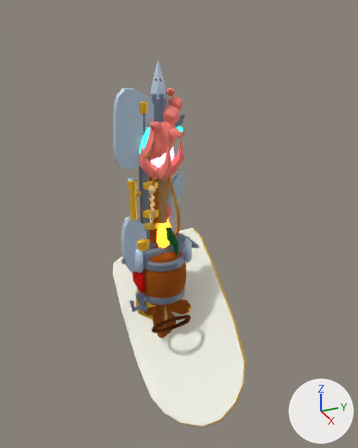
The glTF model art/ink/chars/weapons.glb, before and after one commit.
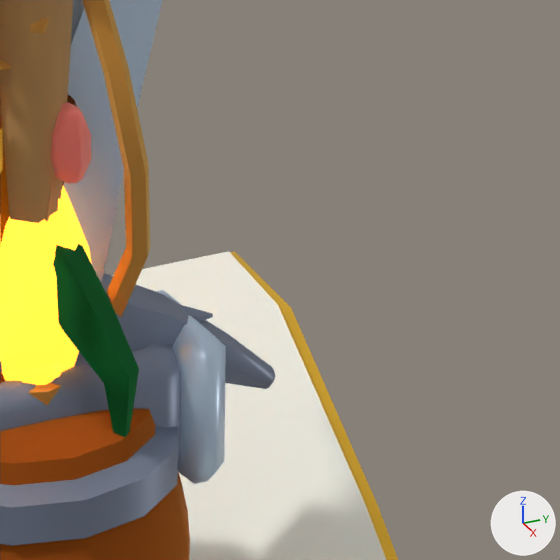
The first picture shows the older version from a 50 mm camera at (2.61, -1.05, 1.8) aimed at (0.03, 0.11, 0.51). The close-ups show the older and then the newer version on the part from 44% to 68% of the width and 42% to 61% of the height of that picture. Only the edits that show in the close-ups are written down. The axes (+X, +Y, +Z) are drawn at lower right. The lights are the same throughout. Where no turn or scale is listed for an object, it has been applied to the vertices.

Names of what the first close-up shows: 'ConchStaff', 'Hammer', 'Harpoon', 'Pickaxe', 'PowderKeg', 'Sabre', 'TideStaff', 'Torch', 'TowerShield' and 3 more.
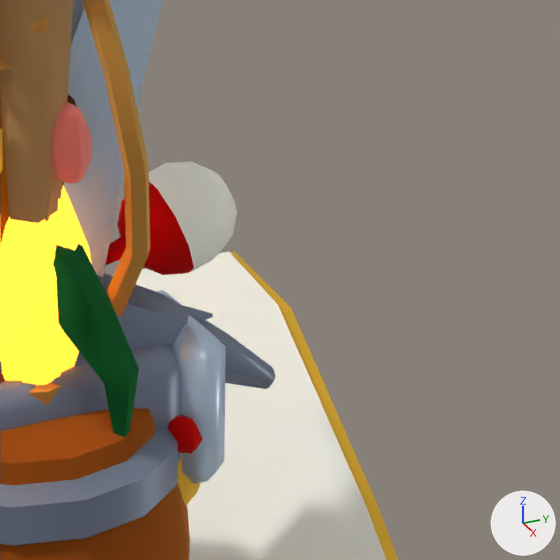
Scene script edits in JSON lines:
```json
{"op": "add", "block": "mat_bamboo", "code": ["mat_bamboo = principled_material('Bamboo')", "mat_bamboo.base_color = (0.604, 0.729, 0.163)  # green #ccde70", "mat_bamboo.metallic = 1.0", "mat_bamboo.roughness = 1.0"]}
{"op": "add", "block": "mat_bamboodark", "code": ["mat_bamboodark = principled_material('BambooDark')", "mat_bamboodark.base_color = (0.163, 0.274, 0.0331)  # green #708f33", "mat_bamboodark.metallic = 1.0", "mat_bamboodark.roughness = 1.0"]}
{"op": "add", "block": "me_fishingrod", "code": ["me_fishingrod = bpy.data.meshes.new('FishingRod')", "me_fishingrod.from_pydata(...)  # 785 vertices, 1461 faces; spans x -0.08..0.08, y -0.13..0.13, z -1.05..1.05", "# faces by material slot: [1, 176, 112, 184, 492, 114, 256, 126]", "me_fishingrod.materials.append(mat_ink)  # black #0e0a12", "me_fishingrod.materials.append(mat_bamboo)  # green #ccde70", "me_fishingrod.materials.append(mat_bamboodark)  # green #708f33", "me_fishingrod.materials.append(mat_black)  # dark blue #212130", "me_fishingrod.materials.append(mat_brass)  # yellow #ffc733", "me_fishingrod.materials.append(mat_white)  # white #fffffa", "me_fishingrod.materials.append(mat_iron)  # greyish blue #7f8a9e", "me_fishingrod.materials.append(mat_red)  # red #e52421"]}
{"op": "add", "block": "ob_fishingrod", "code": ["ob_fishingrod = bpy.data.objects.new('FishingRod', me_fishingrod)", "ob_fishingrod.location = (0.019, 0.088, 0.642)"]}
```

Where the change shows, as pixel boxes [x1, y1, x2, y2] in the close-ups (560 x 560 px):
```json
{"object": "FishingRod", "change": "added", "after": [97, 162, 237, 505], "faces in mat_white (white #fffffa)": [149, 162, 237, 273], "faces in mat_red (red #e52421)": [105, 182, 203, 454], "faces in mat_brass (yellow #ffc733)": [177, 458, 200, 505]}
```
